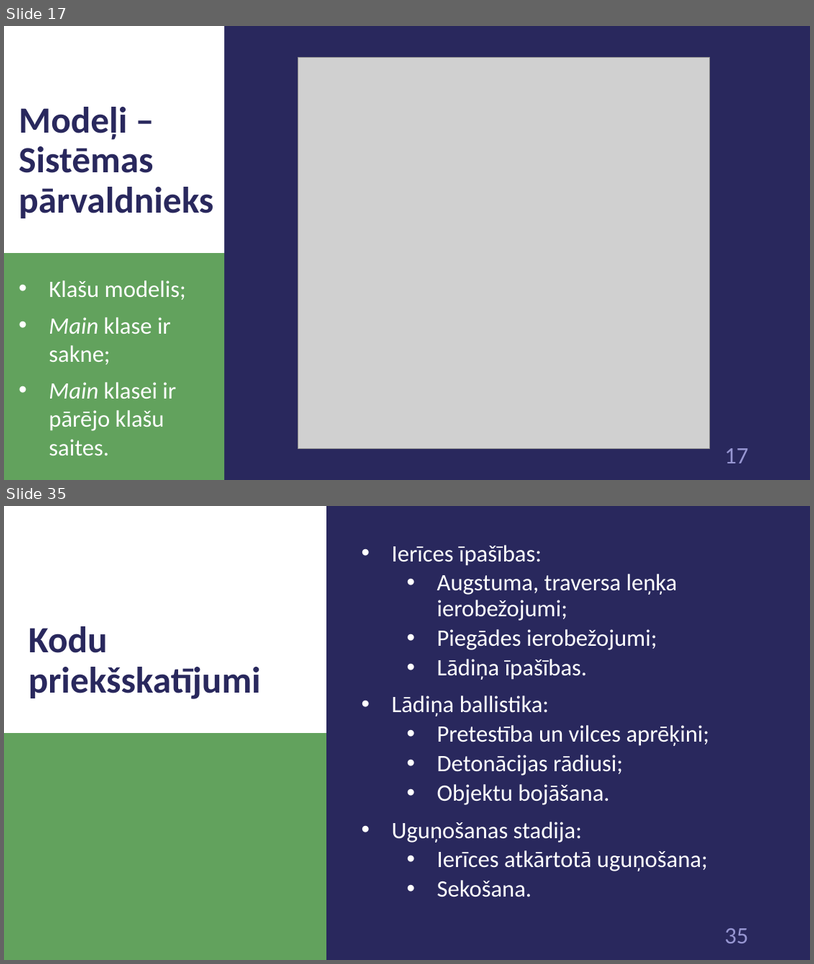
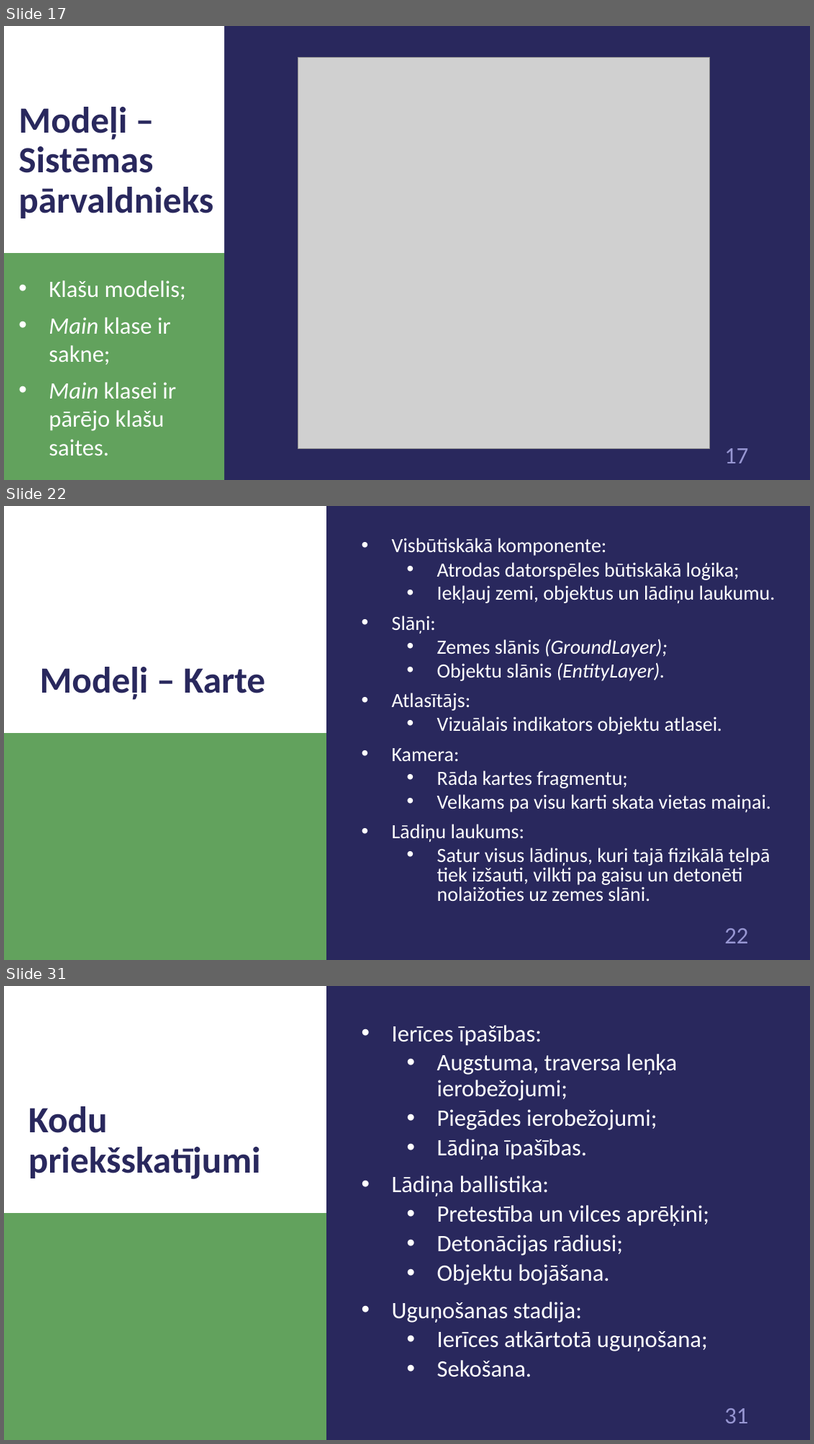
Before and after one commit to 1ivyatan/drumstalotajs, a slide deck: Documentation/Prezentācija.pptx. Shown one above the other, each under a label of ours: slides 17 and 35 before the commit, slides 17, 22 and 31 after it; the slides between them are not shown. The pictures are 814x964 and 814x1444 pixels, drawn with LibreOffice and Linux fonts; fonts in the diff are those of the drawing; grey boxes stand for pictures. Boxes give left, top, right and bottom in pixels: in the first picture for what was removed or moved away, otherwise in the second. Text is boxed around its words. In the diff, an @@ line names an element or a change of style, - is before the commit and + after.

```diff
--- a/Documentation/Prezentācija.pptx
+++ b/Documentation/Prezentācija.pptx
@@ slide 22 added at (x1=4, y1=506, x2=810, y2=960), background #29285D; not listed: 3 template elements that a slide beside it also shows @@
@@ text added at (x1=392, y1=538, x2=776, y2=901), 24 pt, text #FFFFFF @@
+• Visbūtiskākā komponente:
+  • Atrodas datorspēles būtiskākā loģika;
+  • Iekļauj zemi, objektus un lādiņu laukumu.
+• Slāņi:
+  • Zemes slānis (GroundLayer);
+  • Objektu slānis (EntityLayer).
+• Atlasītājs:
+  • Vizuālais indikators objektu atlasei.
+• Kamera:
+  • Rāda kartes fragmentu;
+  • Velkams pa visu karti skata vietas maiņai.
+• Lādiņu laukums:
+  • Satur visus lādiņus, kuri tajā fizikālā telpā tiek izšauti, vilkti pa gaisu un detonēti nolaižoties uz zemes slāni.
@@ title added at (x1=40, y1=667, x2=265, y2=700), 44 pt, text #29285D, bold @@
+Modeļi – Karte
@@ what was slide 35 is now slide 31 @@
@@ page number at (x1=725, y1=1408, x2=748, y2=1423): text changed @@
-35
+31
```
Also in this commit, not shown: 12 slides changed, 5 slides removed.
